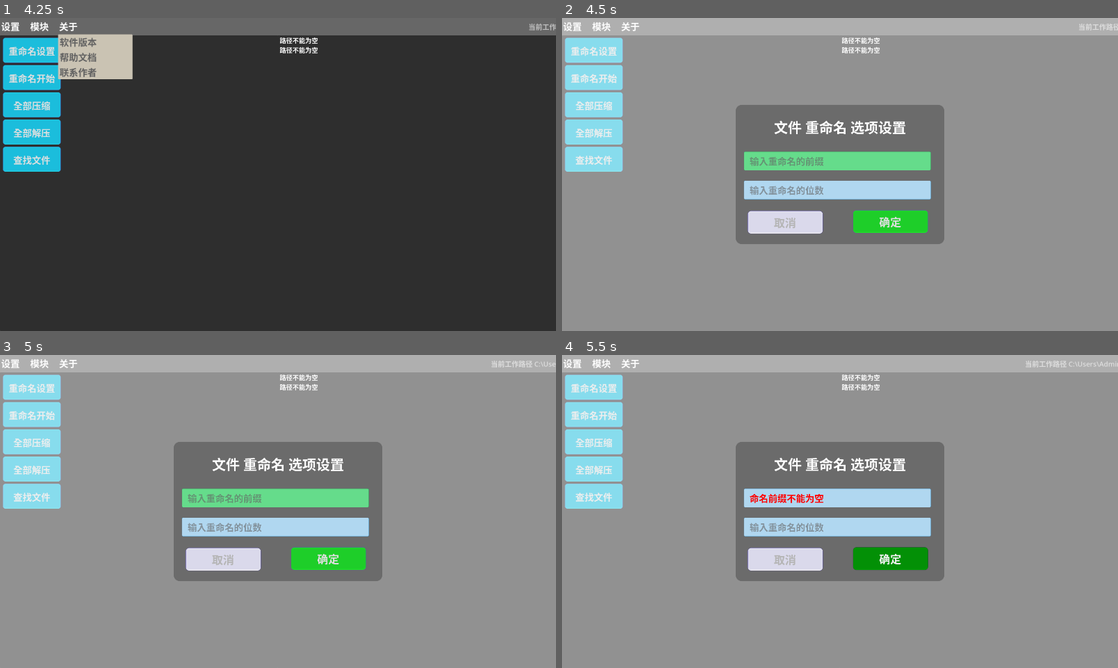
Above: before the commit, frames 1-4 (two rows, left to right).
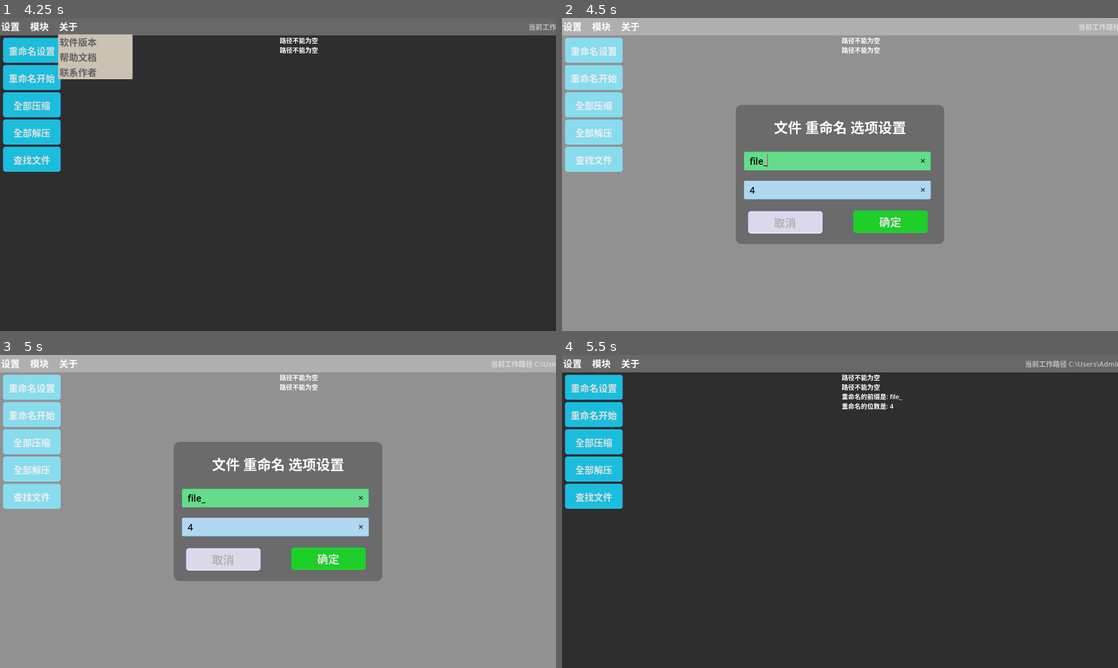
Above: after the commit, the same moments.

Repository: hicosmochen/AndroidAssistiveKit
Game: Godot game, scene res://scene/main.tscn
The game is run twice, just before and just after one commit, with the same random seed, the same clock (stepped at 60 frames per second) and the same inputs.
Inputs:
- Up to frame 1 (4.25 s): click "重命名开始" at 0.5 s; click "重命名开始" at 1.25 s; click "设置" at 2 s; click "模块" at 2.75 s; click "关于" at 3.5 s
- Up to frame 2 (4.5 s): click "重命名设置" at 4.25 s
- Up to frame 3 (5 s): no input
- Up to frame 4 (5.5 s): click "确定" at 5 s

Frame 1 is identical in both runs. In frame 2, 0.4% of the frame differs, in the area x 33-66%, y 43-57%; in frame 3, 0.4%; in frame 4, 100%, in the area x 0-100%, y 0-100%.
Error in both runs: Invalid type in function 'append' in base 'PackedStringArray'. Cannot convert argument 1 from int to String. (res://code/show_control.gd:40)

Commit message:
feat: 修复重命名的路径问题

Diff:
--- a/code/model_file.gd
+++ b/code/model_file.gd
@@ -11,7 +11,7 @@
 # 创建字典, 保存需要的数据
 var fileParam = {
 	"filePath" : "",
-	"prefix": "",
+	"prefix": "file_",
 	"deigits": 4
 }
 
@@ -29,7 +29,7 @@
 	pass
 
 # 信号监听的回调方法, 用于修改 deigits 的数据值
-func fileDeigitsChange(value: String):
+func fileDeigitsChange(value: int):
 	fileParam.set("deigits", value)
 	pass
 
@@ -37,6 +37,14 @@
 func filePathChange(value: String):
 	fileParam.set("filePath", value)
 	pass
+
+# 对外暴露方法, 暴露数据值
+func getFileParamPrefix() -> String:
+	return fileParam["prefix"]
+
+# 对外暴露方法, 暴露数据值
+func getFileParamDeigits() -> int:
+	return fileParam["deigits"]
 
 # 设置重命名
 func clickButtonRenameSet():
@@ -51,7 +59,14 @@
 	var filePath = str(fileParam.get("filePath"))
 	var prefix = str(fileParam.get("prefix"))
 	var deigits = str(fileParam.get("deigits"))
+	var workspacePath = MyUtil.get_data("file_dir_path")
 	# 校验场景是否正确
+	if filePath.is_empty():
+		if workspacePath.is_empty():
+			MyUtil.sendMessageToArea("路径不能为空")
+			return
+		else:
+			filePath = workspacePath
 	if filePath.is_empty():
 		MyUtil.sendMessageToArea("路径不能为空")
 	elif prefix.is_empty():
--- a/code/set_rename.gd
+++ b/code/set_rename.gd
@@ -7,9 +7,22 @@
 
 # Called when the node enters the scene tree for the first time.
 func _ready() -> void:
+	# 获取当前系统缓存的重命名信息
+	var modelFileNode = get_node("/root/Main/ModelFile")
+	if modelFileNode and modelFileNode.has_method("getFileParamPrefix"):
+		lineEditPrefix.text = modelFileNode.getFileParamPrefix()
+	if modelFileNode and modelFileNode.has_method("getFileParamDeigits"):
+		lineEditDeigits.text = str(modelFileNode.getFileParamDeigits())
+
+	# 设置光标闪烁
+	lineEditPrefix.caret_blink = true
+	lineEditDeigits.caret_blink = true
+	# 设置光标在输入框的末尾
+	lineEditPrefix.caret_column = lineEditPrefix.text.length()
+	lineEditDeigits.caret_column = lineEditDeigits.text.length()
+
 	buttonConfirm.connect("button_down", checkInputData)
 	buttonCancel.connect("button_down", clickButtonCancel)
-
 	lineEditPrefix.grab_focus()
 	pass # Replace with function body.
 
@@ -22,7 +35,7 @@
 	MyUtil.sendMessageToArea("重命名的位数是: "+ str(deigits))
 	# 需要将数据发送到组中
 	get_tree().call_group("show_file_param","filePrefixChange",prefix)
-	get_tree().call_group("show_file_param","fileDeigitsChange",deigits)
+	get_tree().call_group("show_file_param","fileDeigitsChange",int(deigits))
 	get_tree().call_group("show_file_param", "filePathChange", MyUtil.get_data("file_dir_path"))
 	# 将当前的场景, 清理掉
 	self.queue_free()
